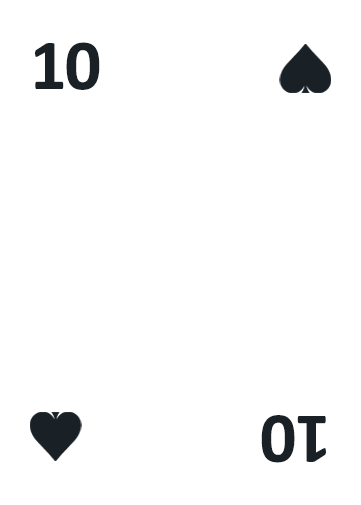
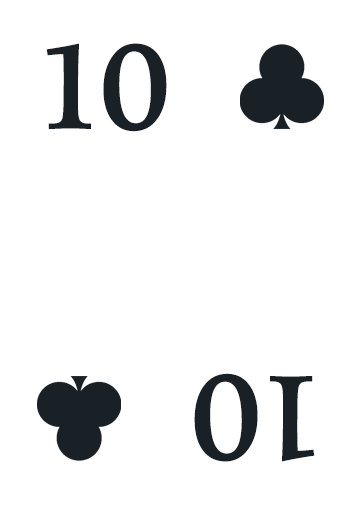
Before/after of a w=361, h=505 layered artwork. What changed in the layer stack:
painted on "10" (1st of 2) over (35, 42, 167, 132)
removed layer "Layer 2" over (279, 44, 331, 93)
added layer "Layer 13" above "Layer 12" over (37, 376, 121, 461)
added layer "Layer 12" above "Layer 11" over (240, 44, 324, 129)
painted on "10" (2nd of 2) over (194, 373, 326, 463)
removed layer "Layer 3" over (30, 412, 82, 461)
removed layer "Layer 1" over (30, 42, 331, 463)
added layer "Layer 6" over (30, 42, 331, 463)
